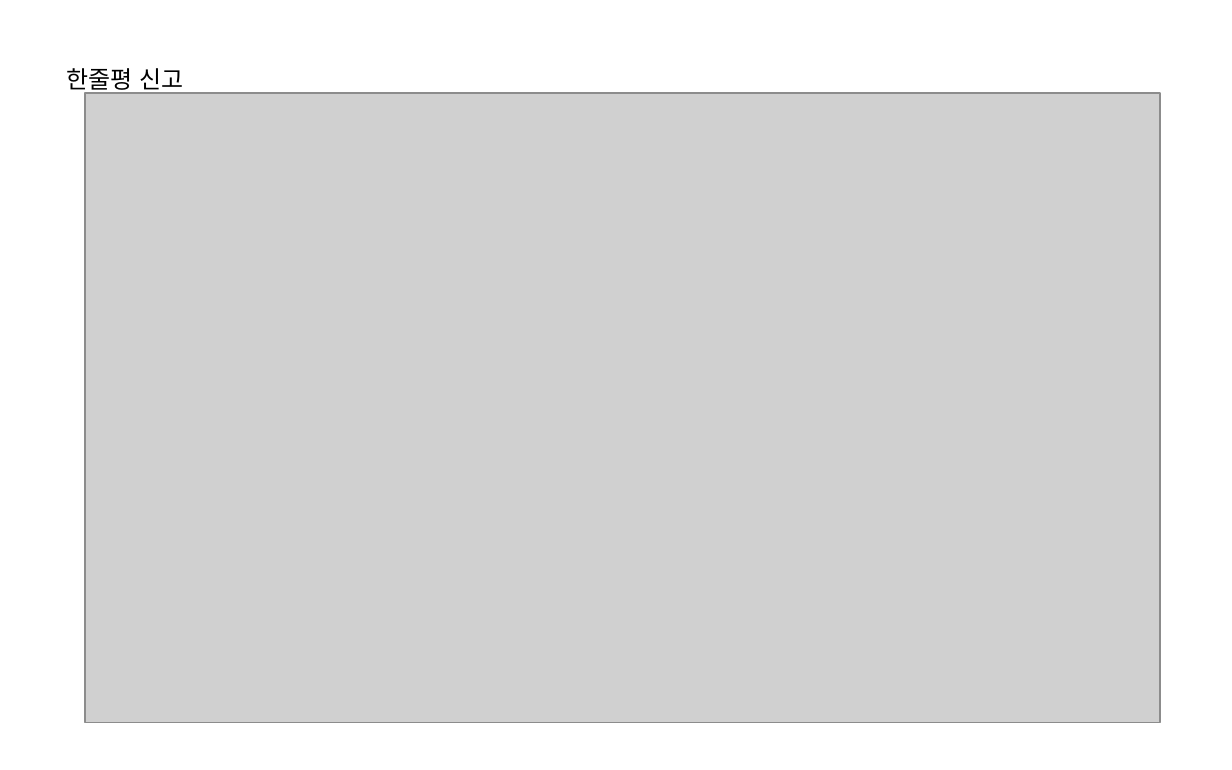
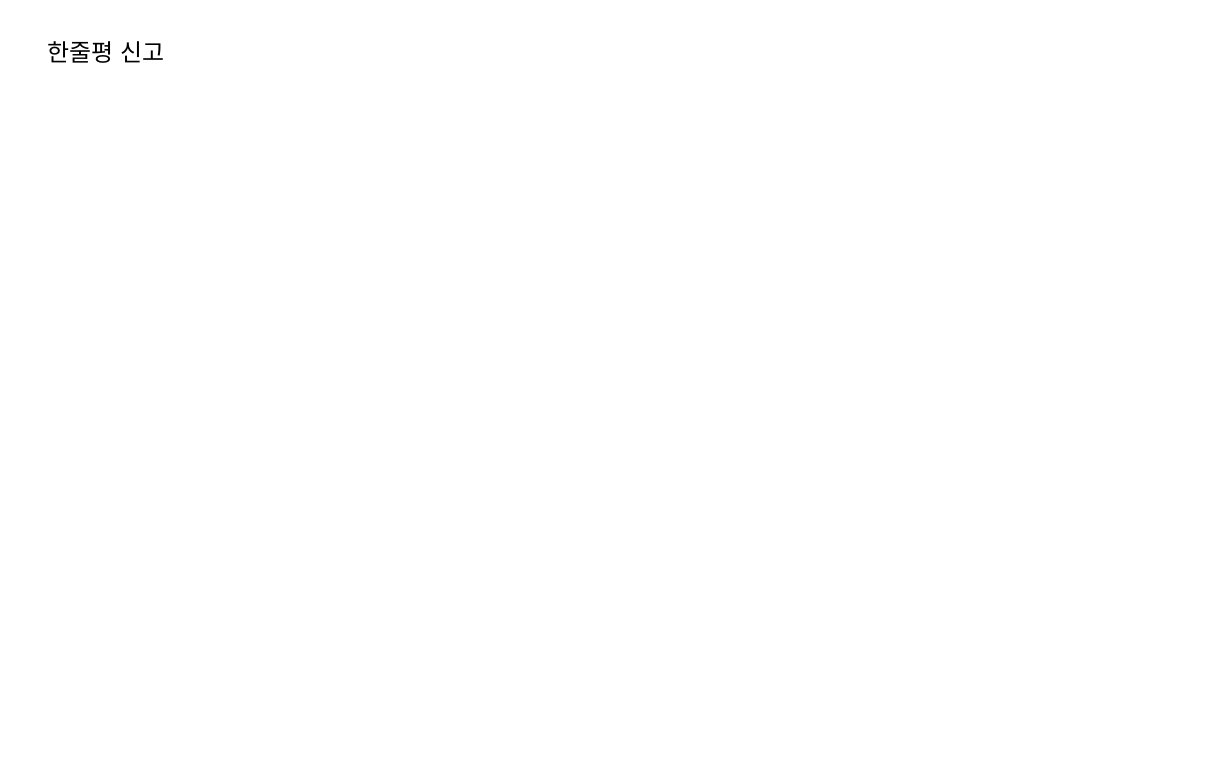
Before and after one commit to ywc-412/MultiplexTeamProject, a slide deck: slide 4 of 개발문서/영화관 - 클래스설계.pptx. Drawn at 1232x770 pixels with LibreOffice and Linux fonts; fonts in the diff are those of the drawing; grey boxes stand for pictures; background and template pictures are left out. Boxes give left, top, right and bottom in pixels: in the first picture for what was removed or moved away, otherwise in the second. Text is boxed around its words. In the diff, an @@ line names an element or a change of style, - is before the commit and + after.

```diff
--- a/개발문서/영화관 - 클래스설계.pptx
+++ b/개발문서/영화관 - 클래스설계.pptx
@@ text "한줄평 신고" rewrapped from [66,68,183,94] to [47,41,164,63] @@
@@ picture removed at [85,94,1161,723] @@
```
Also in this commit, not shown: 15 other slides changed, 3 other files.
